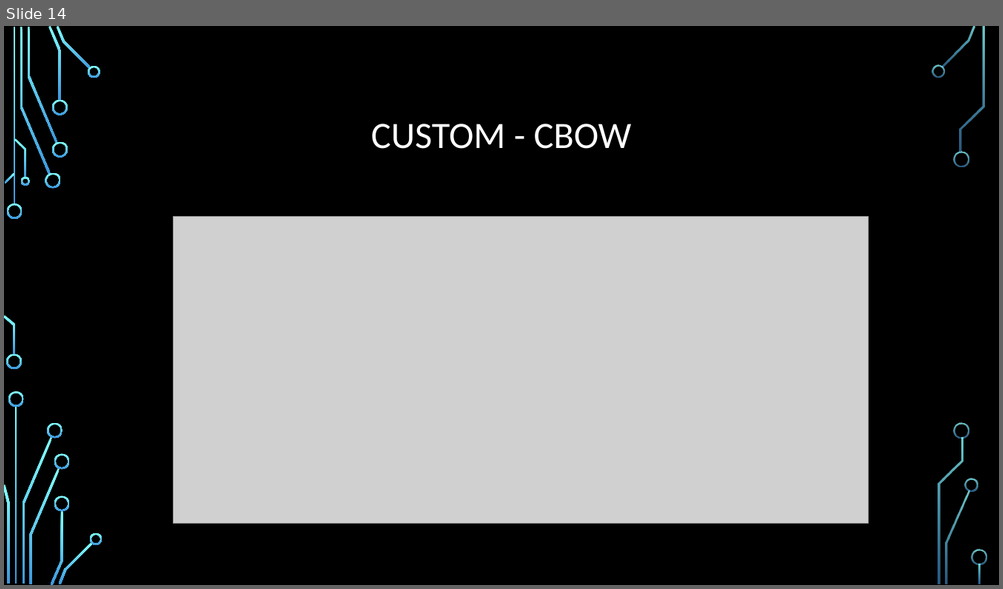
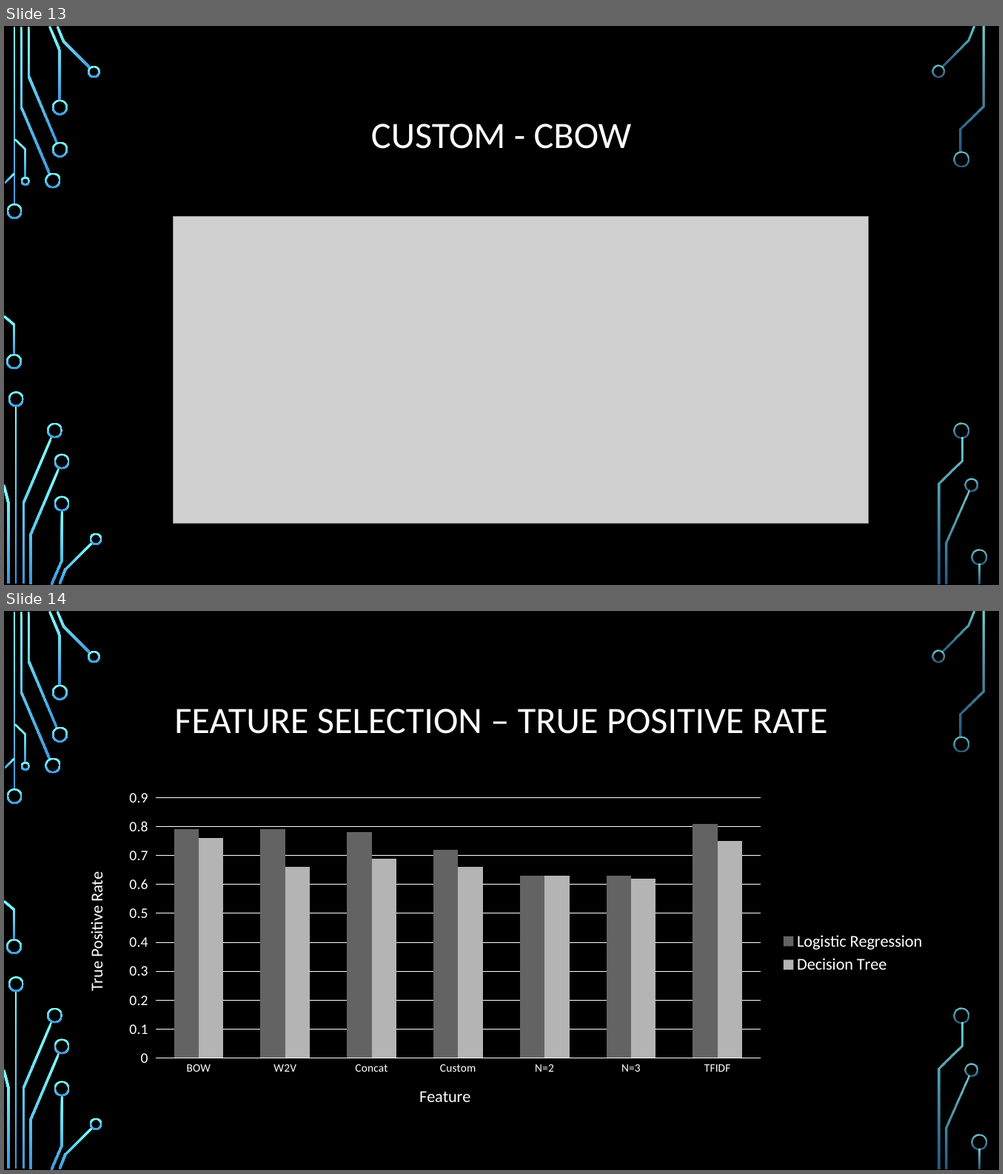
Before and after one commit to sheensta/twitter_hate_speech, a slide deck: deliverables/Hate_Speech_-_Milestone_Two.pptx. Shown one above the other, each under a label of ours: slide 14 before the commit, slides 13 and 14 after it. The pictures are 1003x589 and 1003x1174 pixels, drawn with LibreOffice and Linux fonts; fonts in the diff are those of the drawing; grey boxes stand for pictures; background and template pictures are left out. Boxes give left, top, right and bottom in pixels: in the first picture for what was removed or moved away, otherwise in the second. Text is boxed around its words. In the diff, an @@ line names an element or a change of style, - is before the commit and + after.

```diff
--- a/deliverables/Hate_Speech_-_Milestone_Two.pptx
+++ b/deliverables/Hate_Speech_-_Milestone_Two.pptx
@@ slide 14 added at <box>4,611,999,1170</box>, background picture (left out); not listed: 36 template elements that a slide beside it also shows @@
@@ title added at <box>174,709,828,734</box>, 36 pt, text #FFFFFF @@
+FEATURE SELECTION – TRUE POSITIVE RATE
@@ column chart added at <box>69,782,933,1125</box> @@
+categories: BOW, W2V, Concat, Custom, N=2, N=3, TFIDF
+Logistic Regression: 0.79, 0.79, 0.78, 0.72, 0.63, 0.63, 0.81
+Decision Tree: 0.76, 0.66, 0.69, 0.66, 0.63, 0.62, 0.75
@@ what was slide 14 is now slide 13 @@
```
Also in this commit, not shown: 1 slide changed, 3 slides removed, 2 other files.
